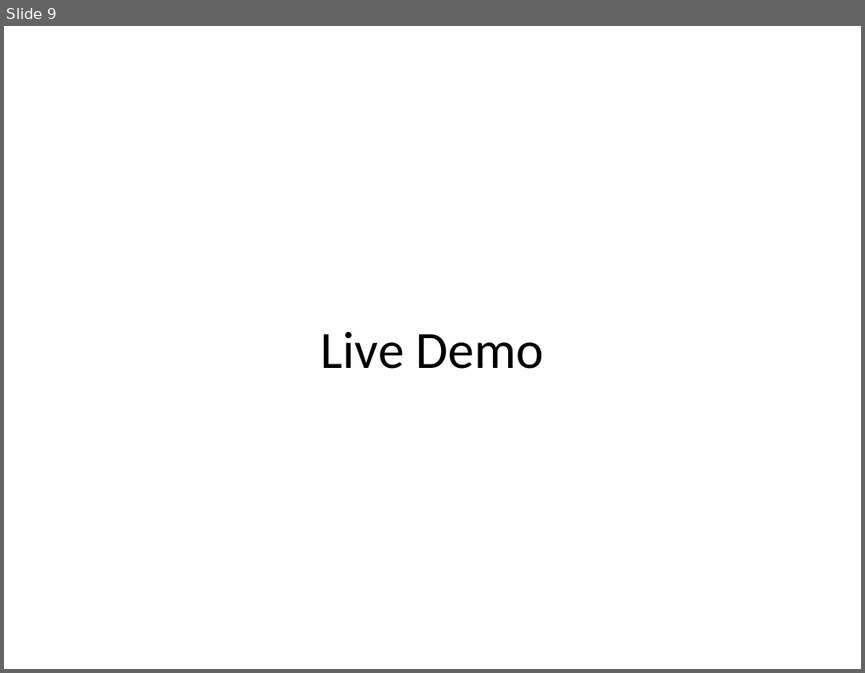
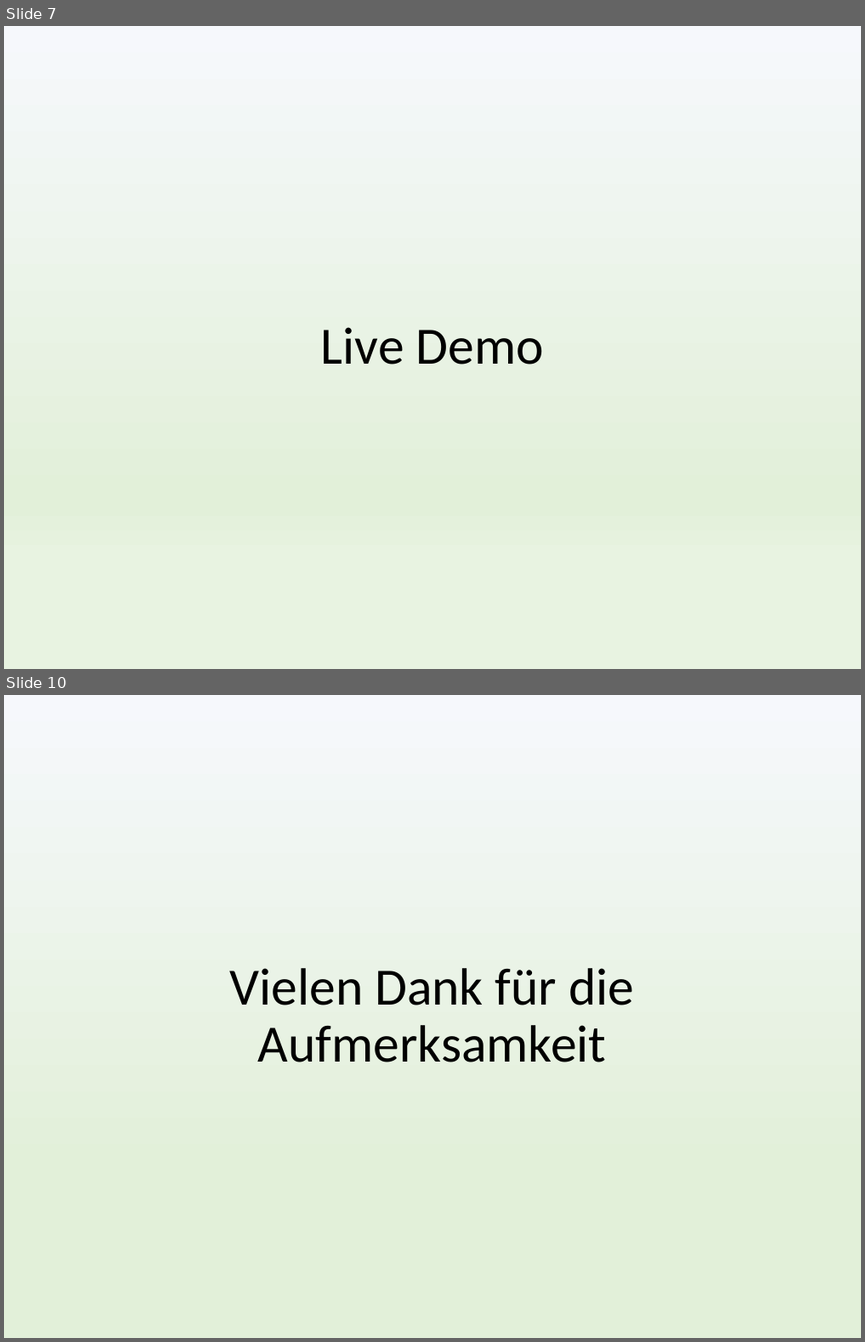
Before and after one commit to MIDw17group02/sightseeingApp, a slide deck: NiceTours Presentation.pptx. Shown one above the other, each under a label of ours: slide 9 before the commit, slides 7 and 10 after it; the slides between them are not shown. The pictures are 865x673 and 865x1342 pixels, drawn with LibreOffice and Linux fonts; fonts in the diff are those of the drawing. Boxes give left, top, right and bottom in pixels: in the first picture for what was removed or moved away, otherwise in the second. Text is boxed around its words. In the diff, an @@ line names an element or a change of style, - is before the commit and + after.

```diff
--- a/NiceTours Presentation.pptx
+++ b/NiceTours Presentation.pptx
@@ slide 10 added at [4,695,861,1338], background gradient #F6F8FC to #E2F0D9 @@
@@ title added at [230,968,634,1062], 44 pt, text #000000 @@
+Vielen Dank für die Aufmerksamkeit
@@ what was slide 9 is now slide 7 @@
@@ slide 7 changed as well @@
@@ background #FFFFFF to gradient #F6F8FC to #E2F0D9 to #E8F3E1 @@
@@ title "Live Demo" at [321,327,544,364]: line spacing 1 to 0.9 @@
```
Also in this commit, not shown: 7 other slides changed, 1 other slide added, 3 slides removed, 16 other files.
